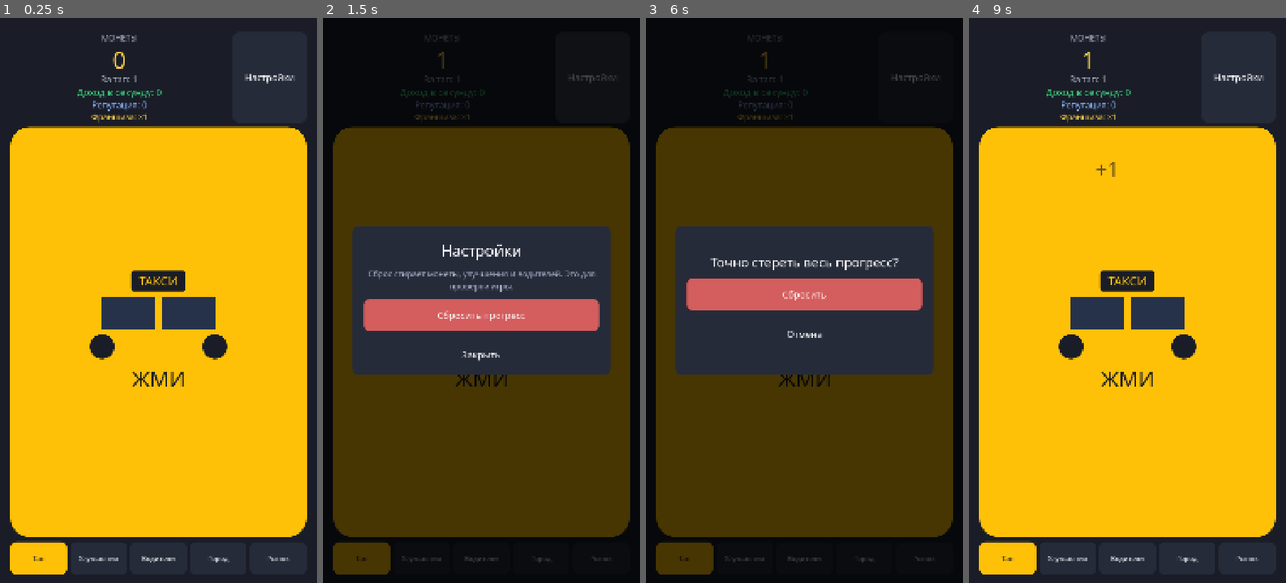
Above: before the commit, frames 1-4 (left to right).
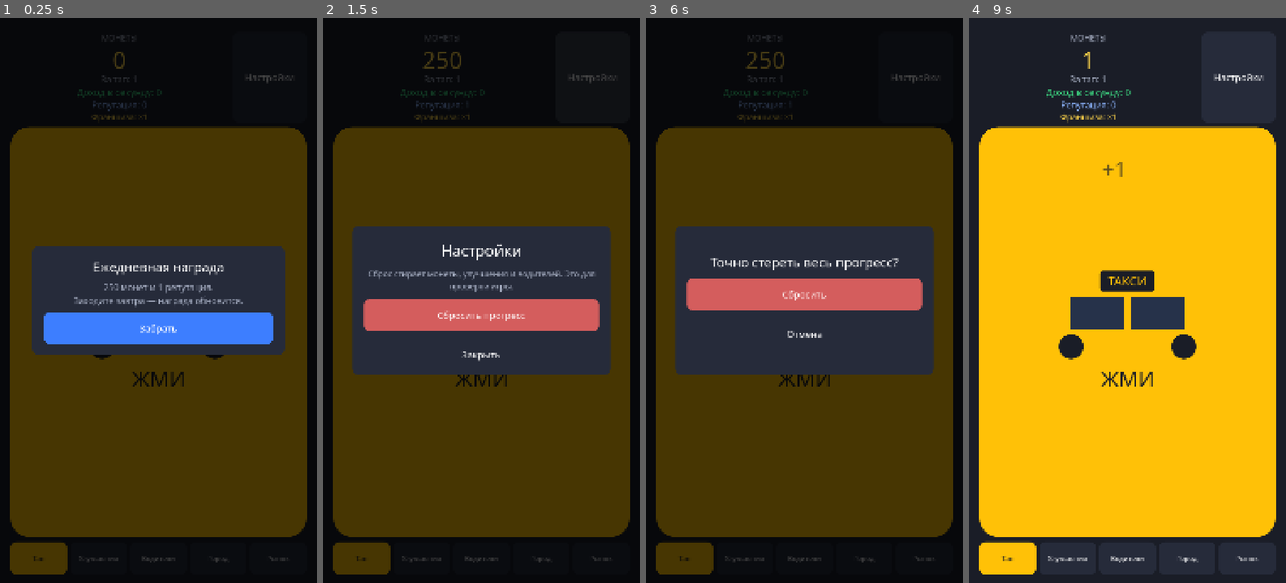
Above: after the commit, the same moments.

Repository: bogdan22807/play1
Game: Godot game, scene res://scenes/main.tscn
Same seed, same stepped clock (60 frames per second), same inputs: the game is played once before the commit and once after it.
Inputs (mouse positions are in pixels of both pictures, inside the frame that each line leads up to):
- Up to frame 1 (0.25 s): no input
- Up to frame 2 (1.5 s): click (481, 334) at 0.5 s; click "Настройки" at 1.25 s
- Up to frame 3 (6 s): click "Тап" at 2 s; click "Улучшения" at 2.75 s; click "Водители" at 3.5 s; click "Город" at 4.25 s; click "Рынок" at 5 s; click "Сбросить прогресс" at 5.75 s
- Up to frame 4 (9 s): click "Сбросить" at 6.5 s; click "Настройки" at 7.25 s; click "Закрыть" at 8 s; click (1127, 334) at 8.75 s

The runs differ from the first frame. In frame 1, 99% of the frame differs, in the area x 0-100%, y 0-100%; in frame 2, 0.1%; in frame 3, 0.1%; in frame 4, 0.1%.

Commit message:
Добавить достижения и ежедневную награду.
Десять целей выдают монеты один раз. Награда дня забирается кнопкой и не сбрасывается продажей компании.

Co-authored-by: bogdan22807 <bogdan22807@users.noreply.github.com>

Diff:
--- a/autoload/game_state.gd
+++ b/autoload/game_state.gd
@@ -23,6 +23,8 @@
 ## Выкупили конкурента или он отказал.
 signal competitors_changed
 signal franchise_changed(franchise: float)
+signal achievement_unlocked(title: String, body: String)
+signal achievements_changed
 
 ## Сколько монет даёт тап без улучшений.
 const BASE_TAP_POWER: float = 1.0
@@ -31,6 +33,9 @@
 const CITIES_PATH := "res://data/cities.json"
 const REGIONS_PATH := "res://data/regions.json"
 const COMPETITORS_PATH := "res://data/competitors.json"
+const ACHIEVEMENTS_PATH := "res://data/achievements.json"
+const DAILY_COINS := 250.0
+const DAILY_REPUTATION := 1
 ## Сколько тапов нужно для +1 репутации.
 const TAPS_PER_REPUTATION := 20
 ## Сколько монет забега дают +1 к множителю франшизы.
@@ -72,6 +77,14 @@
 var franchise: float = 1.0
 ## Монеты, полученные за текущий забег. Траты его не уменьшают.
 var run_earned: float = 0.0
+## Заработок за все забеги. Не сбрасывается продажей компании.
+var lifetime_earned: float = 0.0
+var _achievement_defs: Array = []
+## id достижения -> 1, если награда уже выдана.
+var _done_achievements: Dictionary = {}
+## Номер суток unix. 0 значит награду ещё ни разу не забирали.
+var _last_daily_day: int = 0
+var _fresh_achievements: Array = []
 var _income_per_second: float = 0.0
 ## Время последнего сохранения. От него считаем, сколько игра не работала.
 var _last_exit_unix: int = 0
@@ -90,8 +103,10 @@
 	_city_defs = _read_json_array(CITIES_PATH)
 	_region_defs = _read_json_array(REGIONS_PATH)
 	_competitor_defs = _read_json_array(COMPETITORS_PATH)
+	_achievement_defs = _read_json_array(ACHIEVEMENTS_PATH)
 	load_game()
 	_recalc_income()
+	_note_progress()
 	coins_changed.emit(coins)
 	tap_power_changed.emit(get_tap_power())
 	upgrades_changed.emit()
@@ -110,6 +125,7 @@
 		if step > MAX_INCOME_STEP:
 			step = MAX_INCOME_STEP
 		_gain_coins(_income_per_second * step)
+		_note_progress()
 		coins_changed.emit(coins)
 	_autosave_left -= delta
 	if _autosave_left <= 0.0:
@@ -145,6 +161,7 @@
 	var gained: float = get_tap_power()
 	_gain_coins(gained)
 	_run_tap_for_reputation()
+	_note_progress()
 	coins_changed.emit(coins)
 	return gained
 
@@ -197,6 +214,7 @@
 	coins_changed.emit(coins)
 	tap_power_changed.emit(get_tap_power())
 	upgrades_changed.emit()
+	_note_progress()
 	save_game()
 	return true
 
@@ -236,6 +254,7 @@
 	_add_reputation(1)
 	coins_changed.emit(coins)
 	drivers_changed.emit()
+	_note_progress()
 	save_game()
 	return true
 
@@ -279,6 +298,7 @@
 	coins_changed.emit(coins)
 	tap_power_changed.emit(get_tap_power())
 	districts_changed.emit()
+	_note_progress()
 	save_game()
 	return true
 
@@ -354,6 +374,7 @@
 	coins_changed.emit(coins)
 	tap_power_changed.emit(get_tap_power())
 	regions_changed.emit()
+	_note_progress()
 	save_game()
 	return true
 
@@ -428,6 +449,7 @@
 	coins_changed.emit(coins)
 	tap_power_changed.emit(get_tap_power())
 	competitors_changed.emit()
+	_note_progress()
 	save_game()
 	return {
 		"ok": true,
@@ -512,6 +534,10 @@
 	_taps_toward_reputation = 0
 	franchise = 1.0
 	run_earned = 0.0
+	lifetime_earned = 0.0
+	_done_achievements.clear()
+	_last_daily_day = 0
+	_fresh_achievements.clear()
 	_recalc_income()
 	coins_changed.emit(coins)
 	tap_power_changed.emit(get_tap_power())
@@ -522,6 +548,7 @@
 	reputation_changed.emit(reputation)
 	competitors_changed.emit()
 	franchise_changed.emit(franchise)
+	achievements_changed.emit()
 	save_game()
 
 
@@ -569,6 +596,7 @@
 	reputation_changed.emit(reputation)
 	competitors_changed.emit()
 	franchise_changed.emit(franchise)
+	_note_progress()
 	save_game()
 	return true
 
@@ -578,6 +606,7 @@
 		return
 	coins += amount
 	run_earned += amount
+	lifetime_earned += amount
 
 
 ## Игрок нажал «Забрать». До этого момента монеты за отсутствие только ждут.
@@ -589,6 +618,7 @@
 	_offline_coins = 0.0
 	_offline_seconds = 0.0
 	_offline_capped = false
+	_note_progress()
 	coins_changed.emit(coins)
 	save_game()
 	return amount
@@ -687,6 +717,9 @@
 		"competitors": _owned_competitors.duplicate(),
 		"franchise": franchise,
 		"run_earned": run_earned,
+		"lifetime_earned": lifetime_earned,
+		"achievements": _done_achievements.keys(),
+		"last_daily_day": _last_daily_day,
 	}
 	var file := FileAccess.open(SAVE_PATH, FileAccess.WRITE)
 	if file == null:
@@ -721,11 +754,139 @@
 	franchise = maxf(1.0, float(data.get("franchise", 1.0)))
 	# Старое сохранение без поля: уже лежащие монеты считаем заработком забега.
 	run_earned = maxf(0.0, float(data.get("run_earned", coins)))
+	lifetime_earned = maxf(run_earned, float(data.get("lifetime_earned", run_earned)))
+	_done_achievements = _read_id_set(data.get("achievements", []))
+	_last_daily_day = maxi(0, int(data.get("last_daily_day", 0)))
 	_last_exit_unix = maxi(0, int(data.get("last_exit_unix", 0)))
 	var saved_offline: float = maxf(0.0, float(data.get("pending_offline_coins", 0)))
 	var saved_seconds: float = maxf(0.0, float(data.get("pending_offline_seconds", 0)))
 	_refresh_offline_reward(saved_offline, saved_seconds)
 	_fold_offline_dust()
+
+
+func get_achievements() -> Array:
+	return _achievement_defs
+
+
+func is_achievement_done(achievement_id: String) -> bool:
+	return int(_done_achievements.get(achievement_id, 0)) > 0
+
+
+func get_achievement_value(kind: String) -> float:
+	match kind:
+		"earned":
+			return lifetime_earned
+		"drivers":
+			return float(_sum_counts(_driver_counts))
+		"districts":
+			return float(_opened_districts.size())
+		"regions":
+			return float(_opened_regions.size())
+		"competitors":
+			return float(_owned_competitors.size())
+		"reputation":
+			return float(reputation)
+		"upgrades":
+			return float(_sum_counts(_upgrade_levels))
+		"franchise":
+			return franchise
+		_:
+			return 0.0
+
+
+func take_fresh_achievements() -> Array:
+	var copy: Array = _fresh_achievements.duplicate()
+	_fresh_achievements.clear()
+	return copy
+
+
+func has_daily_reward() -> bool:
+	return _last_daily_day != _today_index()
+
+
+func collect_daily_reward() -> bool:
+	if not has_daily_reward():
+		return false
+	_last_daily_day = _today_index()
+	_gain_coins(DAILY_COINS)
+	_add_reputation(DAILY_REPUTATION)
+	_note_progress()
+	coins_changed.emit(coins)
+	save_game()
+	return true
+
+
+func _today_index() -> int:
+	return int(Time.get_unix_time_from_system() / 86400.0)
+
+
+func _note_progress() -> void:
+	var guard := 0
+	var changed := false
+	while guard < 20:
+		guard += 1
+		var info := _claim_one_achievement()
+		if info.is_empty():
+			break
+		changed = true
+		var title := str(info.get("name", "Достижение"))
+		var body := _reward_text(info)
+		_fresh_achievements.append({"title": title, "body": body})
+		achievement_unlocked.emit(title, body)
+	if changed:
+		achievements_changed.emit()
+		save_game()
+
+
+func _claim_one_achievement() -> Dictionary:
+	for raw: Variant in _achievement_defs:
+		if typeof(raw) != TYPE_DICTIONARY:
+			continue
+		var info: Dictionary = raw
+		var achievement_id: String = str(info.get("id", ""))
+		if achievement_id == "" or is_achievement_done(achievement_id):
+			continue
+		var need: float = float(info.get("need", 1))
+		if get_achievement_value(str(info.get("kind", ""))) + 0.001 < need:
+			continue
+		_done_achievements[achievement_id] = 1
+		_gain_coins(float(info.get("reward_coins", 0)))
+		var extra_reputation: int = int(info.get("reward_reputation", 0))
+		if extra_reputation > 0:
+			_add_reputation(extra_reputation)
+		return info
+	return {}
+
+
+func _reward_text(info: Dictionary) -> String:
+	var parts: PackedStringArray = PackedStringArray()
+	var coins_reward: float = float(info.get("reward_coins", 0))
+	if coins_reward > 0.0:
+		parts.append("+%s монет" % format_number(coins_reward))
+	var extra_reputation: int = int(info.get("reward_reputation", 0))
+	if extra_reputation > 0:
+		parts.append("+%d репутации" % extra_reputation)
+	if parts.is_empty():
+		return "Награда получена"
+	return " ".join(parts)
+
+
+func _sum_counts(source: Dictionary) -> int:
+	var total := 0
+	for value: Variant in source.values():
+		total += int(value)
+	return total
+
+
+func _read_id_set(raw: Variant) -> Dictionary:
+	var result: Dictionary = {}
+	if typeof(raw) != TYPE_ARRAY:
+		return result
+	for item: Variant in raw:
+		var achievement_id := str(item)
+		if achievement_id != "":
+			result[achievement_id] = 1
+	return result
 
 
 func _read_count_dict(raw: Variant) -> Dictionary:
--- /dev/null
+++ b/data/achievements.json
@@ -0,0 +1,82 @@
+[
+  {
+    "id": "first_thousand",
+    "name": "Первые 1000 монет",
+    "kind": "earned",
+    "need": 1000,
+    "reward_coins": 100,
+    "reward_reputation": 0
+  },
+  {
+    "id": "hundred_thousand",
+    "name": "Сто тысяч монет",
+    "kind": "earned",
+    "need": 100000,
+    "reward_coins": 1000,
+    "reward_reputation": 0
+  },
+  {
+    "id": "first_driver",
+    "name": "Первый водитель",
+    "kind": "drivers",
+    "need": 1,
+    "reward_coins": 50,
+    "reward_reputation": 0
+  },
+  {
+    "id": "ten_drivers",
+    "name": "Десять водителей",
+    "kind": "drivers",
+    "need": 10,
+    "reward_coins": 500,
+    "reward_reputation": 0
+  },
+  {
+    "id": "first_district",
+    "name": "Свой район",
+    "kind": "districts",
+    "need": 1,
+    "reward_coins": 200,
+    "reward_reputation": 0
+  },
+  {
+    "id": "first_region",
+    "name": "Выход в регион",
+    "kind": "regions",
+    "need": 1,
+    "reward_coins": 300,
+    "reward_reputation": 0
+  },
+  {
+    "id": "buyout",
+    "name": "Выкуп конкурента",
+    "kind": "competitors",
+    "need": 1,
+    "reward_coins": 1000,
+    "reward_reputation": 0
+  },
+  {
+    "id": "known_name",
+    "name": "Имя на слуху",
+    "kind": "reputation",
+    "need": 10,
+    "reward_coins": 150,
+    "reward_reputation": 1
+  },
+  {
+    "id": "five_upgrades",
+    "name": "Пять улучшений",
+    "kind": "upgrades",
+    "need": 5,
+    "reward_coins": 250,
+    "reward_reputation": 0
+  },
+  {
+    "id": "franchise_two",
+    "name": "Франшиза",
+    "kind": "franchise",
+    "need": 2,
+    "reward_coins": 500,
+    "reward_reputation": 0
+  }
+]
--- a/scripts/main.gd
+++ b/scripts/main.gd
@@ -59,6 +59,12 @@
 var _sell_button: Button
 var _sell_layer: Control
 var _sell_body: Label
+var _achievement_labels: Dictionary = {}
+var _toast_layer: PanelContainer
+var _toast_label: Label
+var _toast_queue: Array = []
+var _toast_timer: Timer
+var _daily_layer: Control
 var _offline_layer: Control
 var _offline_label: Label
 var _offline_time_label: Label
@@ -67,6 +73,8 @@
 func _ready() -> void:
 	_apply_theme()
 	_build_ui()
+	if _toast_layer != null:
+		move_child(_toast_layer, get_child_count() - 1)
 	GameState.coins_changed.connect(_on_coins_changed)
 	GameState.tap_power_changed.connect(_on_tap_power_changed)
 	GameState.upgrades_changed.connect(_on_upgrades_changed)
@@ -77,6 +85,8 @@
 	GameState.reputation_changed.connect(_on_reputation_changed)
 	GameState.competitors_changed.connect(_on_competitors_changed)
 	GameState.franchise_changed.connect(_on_franchise_changed)
+	GameState.achievement_unlocked.connect(_on_achievement_unlocked)
+	GameState.achievements_changed.connect(_refresh_achievements)
 	GameState.offline_reward_ready.connect(_show_offline_popup)
 	# Сигнал из автозагрузки мог прийти раньше, чем экран подписался. Берём числа ещё раз.
 	_on_coins_changed(GameState.coins)
@@ -90,7 +100,14 @@
 	_refresh_sell()
 	_on_reputation_changed(GameState.reputation)
 	_on_franchise_changed(GameState.get_franchise())
+	_refresh_achievements()
+	for item: Variant in GameState.take_fresh_achievements():
+		if typeof(item) == TYPE_DICTIONARY:
+			var info: Dictionary = item
+			_enqueue_toast(str(info.get("title", "")), str(info.get("body", "")))
 	_show_offline_popup()
+	if _offline_layer == null or not _offline_layer.visible:
+		_show_daily_popup()
 
 
 func _apply_theme() -> void:
@@ -173,6 +190,8 @@
 	_build_settings_popup()
 	_build_notice_popup()
 	_build_sell_popup()
+	_build_toast()
+	_build_daily_popup()
 	_build_offline_popup()
 
 
@@ -709,6 +728,7 @@
 				continue
 			_city_list.add_child(_make_district_row(district_id, info))
 	_build_region_rows()
+	_build_achievement_rows()
 
 
 func _make_district_row(district_id: String, info: Dictionary) -> PanelContainer:
@@ -1124,9 +1144,155 @@
 	return "%d сек" % total
 
 
+func _build_achievement_rows() -> void:
+	var title := Label.new()
+	title.text = "ДОСТИЖЕНИЯ"
+	title.horizontal_alignment = HORIZONTAL_ALIGNMENT_CENTER
+	title.add_theme_font_size_override("font_size", 42)
+	_city_list.add_child(title)
+
+	for raw: Variant in GameState.get_achievements():
+		if typeof(raw) != TYPE_DICTIONARY:
+			continue
+		var info: Dictionary = raw
+		var achievement_id: String = str(info.get("id", ""))
+		if achievement_id == "":
+			continue
+		var panel := PanelContainer.new()
+		panel.size_flags_horizontal = Control.SIZE_EXPAND_FILL
+		panel.add_theme_stylebox_override("panel", _panel_style())
+		var label := Label.new()
+		label.autowrap_mode = TextServer.AUTOWRAP_WORD_SMART
+		label.add_theme_font_size_override("font_size", 28)
+		panel.add_child(label)
+		_city_list.add_child(panel)
+		_achievement_labels[achievement_id] = label
+
+
+func _refresh_achievements() -> void:
+	for achievement_id: Variant in _achievement_labels.keys():
+		var label: Label = _achievement_labels[achievement_id]
+		var info: Dictionary = {}
+		for raw: Variant in GameState.get_achievements():
+			if typeof(raw) == TYPE_DICTIONARY and str(raw.get("id", "")) == str(achievement_id):
+				info = raw
+				break
+		var need: float = float(info.get("need", 1))
+		var value: float = GameState.get_achievement_value(str(info.get("kind", "")))
+		var reward := "+%s" % GameState.format_number(float(info.get("reward_coins", 0)))
+		if GameState.is_achievement_done(str(achievement_id)):
+			label.text = "%s\nПолучено, награда %s" % [str(info.get("name", "")), reward]
+			label.add_theme_color_override("font_color", COLOR_INCOME)
+		else:
+			label.text = "%s\n%s / %s, награда %s" % [
+				str(info.get("name", "")),
+				GameState.format_number(minf(value, need)),
+				GameState.format_number(need),
+				reward,
+			]
+			label.add_theme_color_override("font_color", Color.WHITE)
+
+
+func _on_achievement_unlocked(title: String, body: String) -> void:
+	_enqueue_toast(title, body)
+	_refresh_achievements()
+
+
+func _enqueue_toast(title: String, body: String) -> void:
+	_toast_queue.append("%s\n%s" % [title, body])
+	if _toast_layer != null and not _toast_layer.visible:
+		_show_next_toast()
+
+
+func _show_next_toast() -> void:
+	if _toast_queue.is_empty():
+		_toast_layer.visible = false
+		return
+	_toast_label.text = str(_toast_queue.pop_front())
+	_toast_layer.visible = true
+	_toast_timer.start(2.2)
+
+
+func _build_toast() -> void:
+	_toast_layer = PanelContainer.new()
+	_toast_layer.set_anchors_preset(Control.PRESET_CENTER_TOP)
+	_toast_layer.offset_left = -420
+	_toast_layer.offset_right = 420
+	_toast_layer.offset_top = 36
+	_toast_layer.offset_bottom = 190
+	_toast_layer.visible = false
+	_toast_layer.mouse_filter = Control.MOUSE_FILTER_IGNORE
+	var style := _panel_style()
+	style.bg_color = Color("1d4a32")
+	style.content_margin_left = 24
+	style.content_margin_right = 24
+	style.content_margin_top = 16
+	style.content_margin_bottom = 16
+	_toast_layer.add_theme_stylebox_override("panel", style)
+	add_child(_toast_layer)
+
+	_toast_label = _make_center_label("", 30, Color.WHITE)
+	_toast_label.autowrap_mode = TextServer.AUTOWRAP_WORD_SMART
+	_toast_layer.add_child(_toast_label)
+
+	_toast_timer = Timer.new()
+	_toast_timer.one_shot = true
+	_toast_timer.timeout.connect(_show_next_toast)
+	add_child(_toast_timer)
+
+
+func _build_daily_popup() -> void:
+	_daily_layer = Control.new()
+	_daily_layer.set_anchors_and_offsets_preset(Control.PRESET_FULL_RECT)
+	_daily_layer.visible = false
+	_daily_layer.mouse_filter = Control.MOUSE_FILTER_STOP
+	add_child(_daily_layer)
+
+	var dim := ColorRect.new()
+	dim.color = Color(0, 0, 0, 0.72)
+	dim.set_anchors_and_offsets_preset(Control.PRESET_FULL_RECT)
+	dim.mouse_filter = Control.MOUSE_FILTER_IGNORE
+	_daily_layer.add_child(dim)
+
+	var center := CenterContainer.new()
+	center.set_anchors_and_offsets_preset(Control.PRESET_FULL_RECT)
+	center.mouse_filter = Control.MOUSE_FILTER_IGNORE
+	_daily_layer.add_child(center)
+
+	var panel := PanelContainer.new()
+	panel.custom_minimum_size = Vector2(860, 0)
+	var style := _panel_style()
+	style.content_margin_left = 40
+	style.content_margin_right = 40
+	style.content_margin_top = 40
+	style.content_margin_bottom = 36
+	panel.add_theme_stylebox_override("panel", style)
+	center.add_child(panel)
+
+	var box := VBoxContainer.new()
+	box.add_theme_constant_override("separation", 18)
+	panel.add_child(box)
+	box.add_child(_make_center_label("Ежедневная награда", 44, Color.WHITE))
+	box.add_child(_make_center_label("250 монет и 1 репутация.\nЗаходите завтра — награда обновится.", 30, COLOR_MUTED))
+	box.add_child(_make_settings_button("Забрать", COLOR_BUY, _on_collect_daily))
+
+
+func _show_daily_popup() -> void:
+	if not GameState.has_daily_reward():
+		_daily_layer.visible = false
+		return
+	_daily_layer.visible = true
+
+
+func _on_collect_daily() -> void:
+	GameState.collect_daily_reward()
+	_daily_layer.visible = false
+
+
 func _on_collect_offline() -> void:
 	GameState.collect_offline_reward()
 	_offline_layer.visible = false
+	_show_daily_popup()
 
 
 func _on_taxi_resized() -> void:
